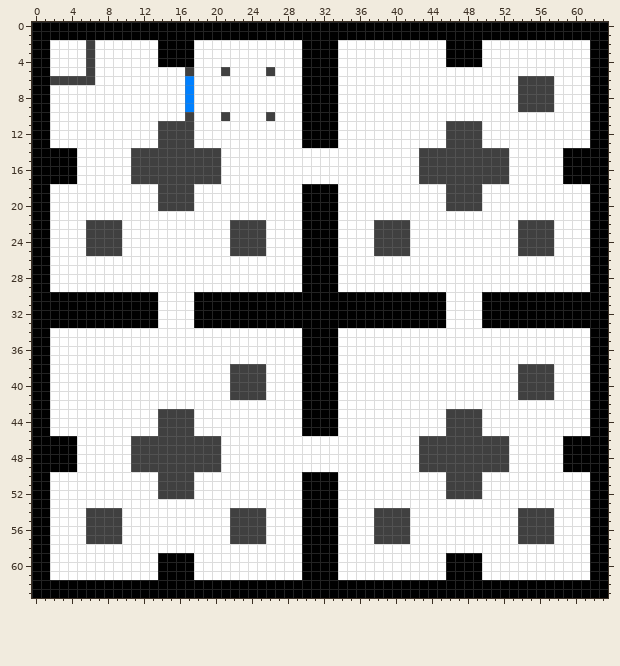
Pixel-art sprite -- public/assets/maps/test.png. The picture above was drawn from the file before the commit.
The file is 256x256 pixels, drawn in blocks of 4x4; one block is one cell here.
Now the later version:
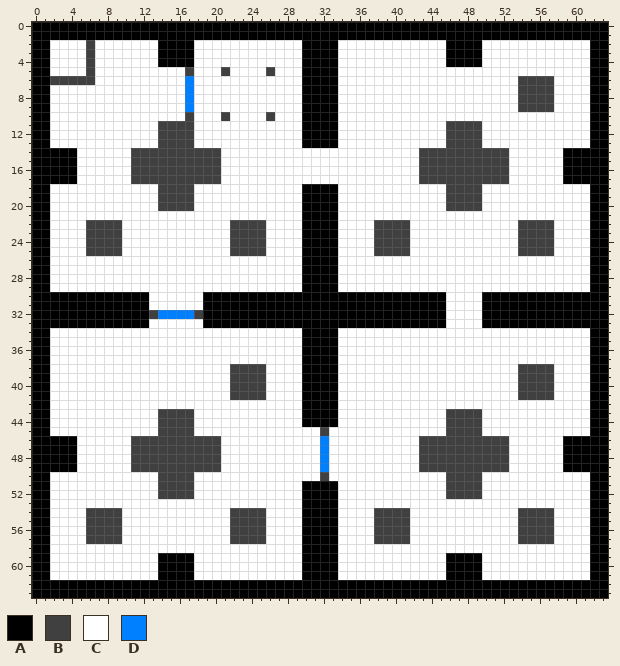
Palette (. is transparent): A #000000  B #404040  C #ffffff  D #0080ff
What changed:
y 30..31: x 13 A -> C; x 18 A -> C
y 32: x 13..18 ACCCCA -> BDDDDB
y 33: x 13 A -> C; x 18 A -> C
y 45: x 30..33 AAAA -> CCBC
y 46..49: x 32 C -> D
y 50: x 30..33 AAAA -> CCBC
Boxes around the changes in both pictures, in picture pixels (x1, y1, x2, y2):
changed: (149, 292, 203, 328)
changed: (302, 427, 338, 481)
